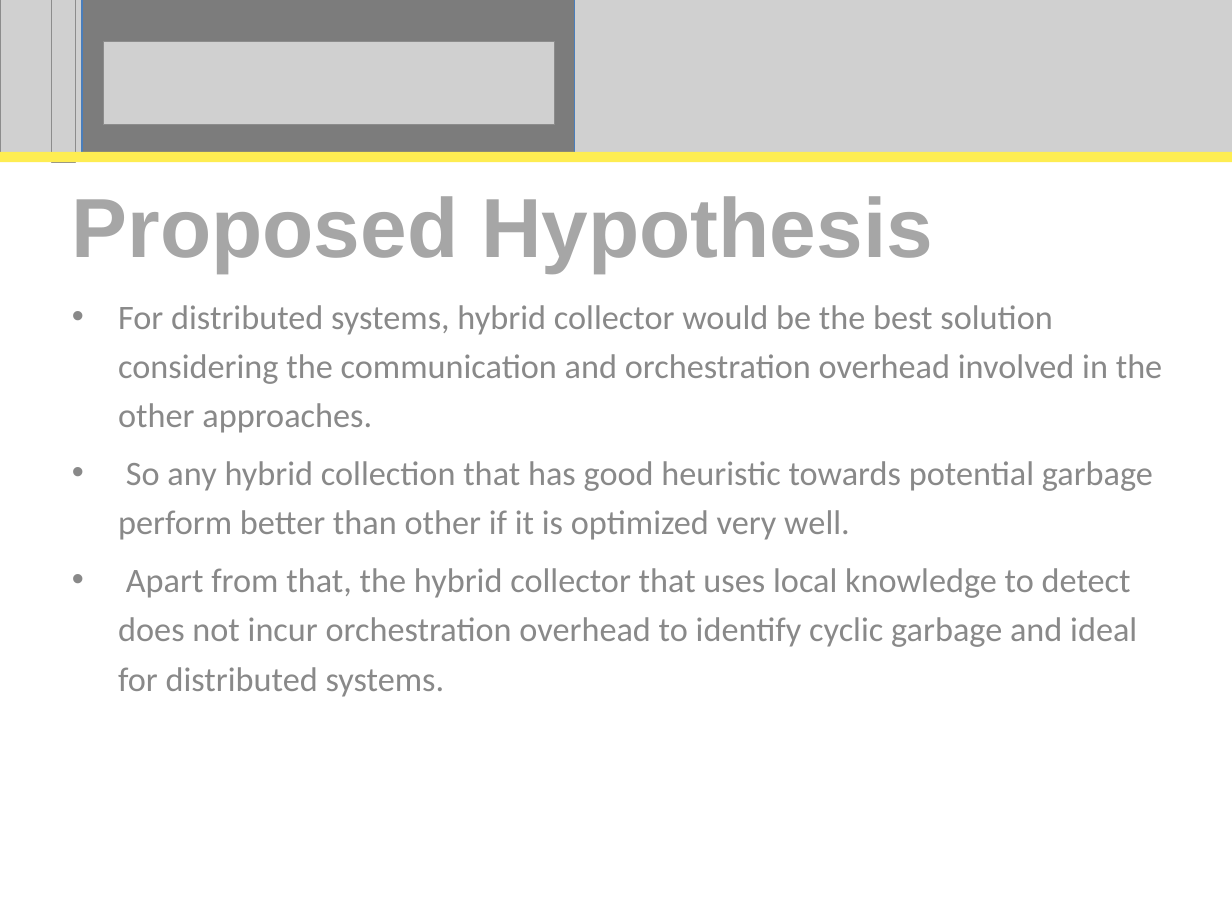
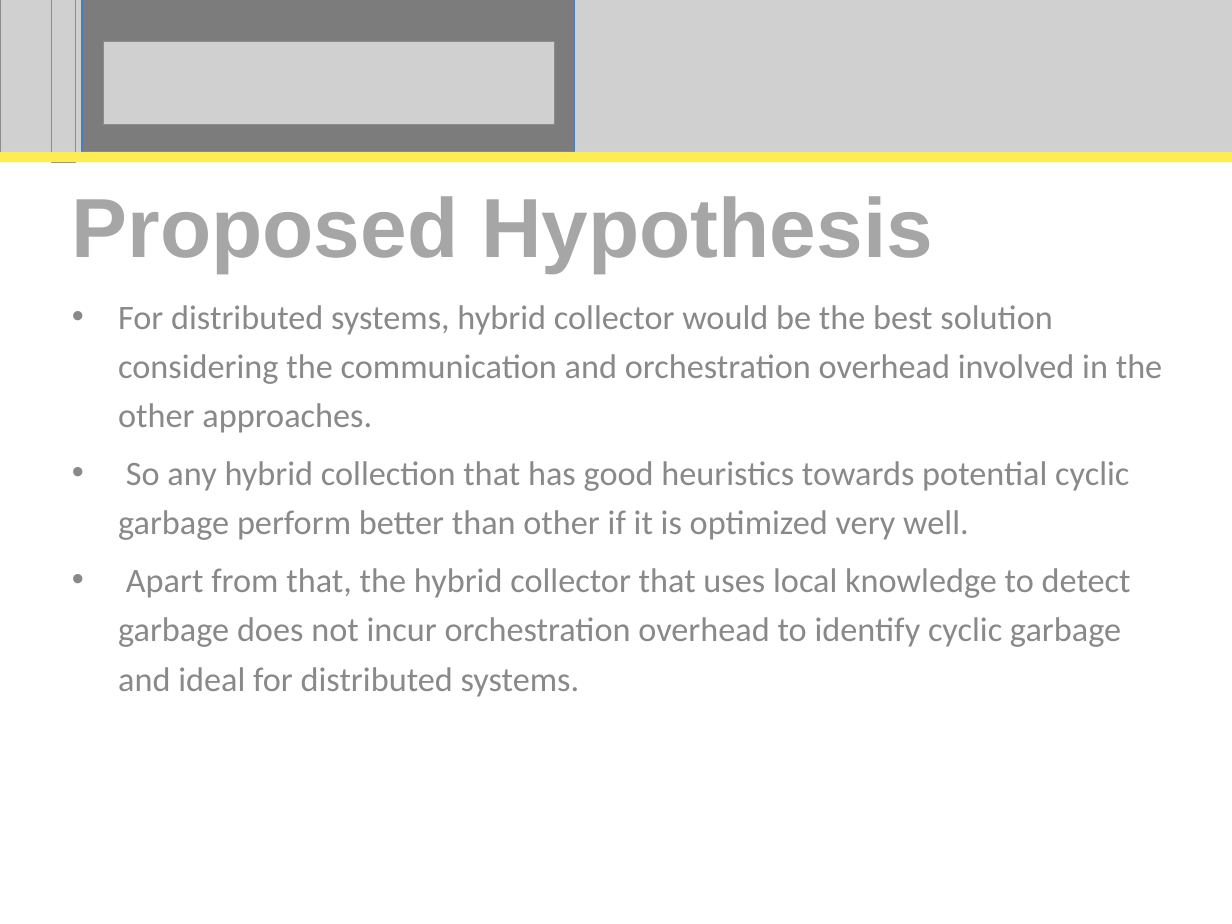
Before and after one commit to perpetualcoder/thesis, a slide deck: slide 26 of thesis-writing/thesisppt/Proposal.ppt. Drawn at 1232x924 pixels with LibreOffice and Linux fonts; fonts in the diff are those of the drawing; grey boxes stand for pictures. Boxes give left, top, right and bottom in pixels: in the first picture for what was removed or moved away, otherwise in the second. Text is boxed around its words. In the diff, an @@ line names an element or a change of style, - is before the commit and + after.

Commit message:
ppt updates
ppt updates

```diff
--- a/thesis-writing/thesisppt/Proposal.ppt
+++ b/thesis-writing/thesisppt/Proposal.ppt
@@ subtitle at <box>118,461,1131,697</box>: text changed @@
-• So any hybrid collection that has good heuristic towards potential garbage perform better than other if it is optimized very well.
-• Apart from that, the hybrid collector that uses local knowledge to detect does not incur orchestration overhead to identify cyclic garbage and ideal for distributed systems.
+• So any hybrid collection that has good heuristics towards potential cyclic garbage perform better than other if it is optimized very well.
+• Apart from that, the hybrid collector that uses local knowledge to detect garbage does not incur orchestration overhead to identify cyclic garbage and ideal for distributed systems.
```
Also in this commit, not shown: 6 other slides changed.
